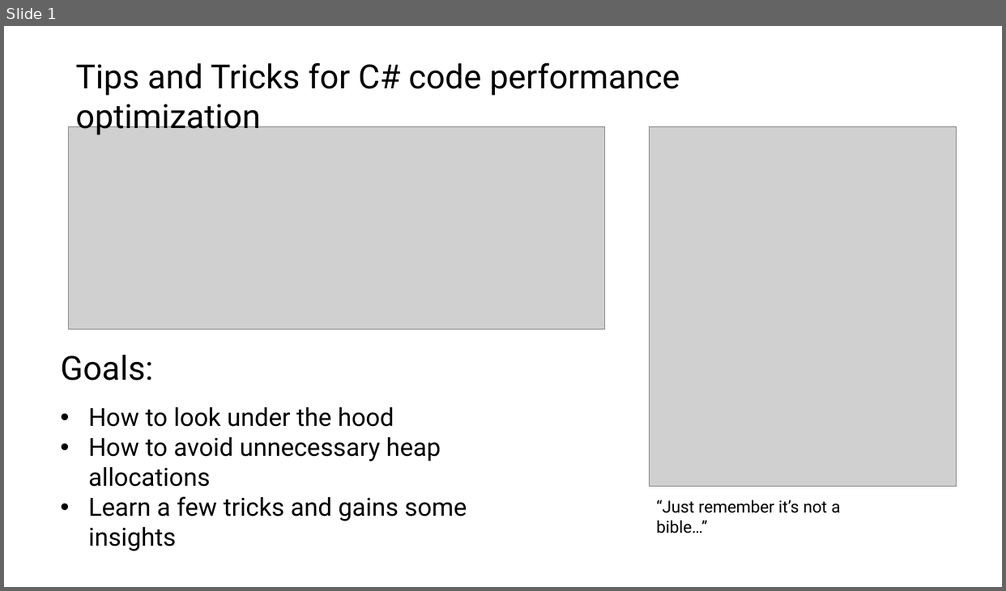
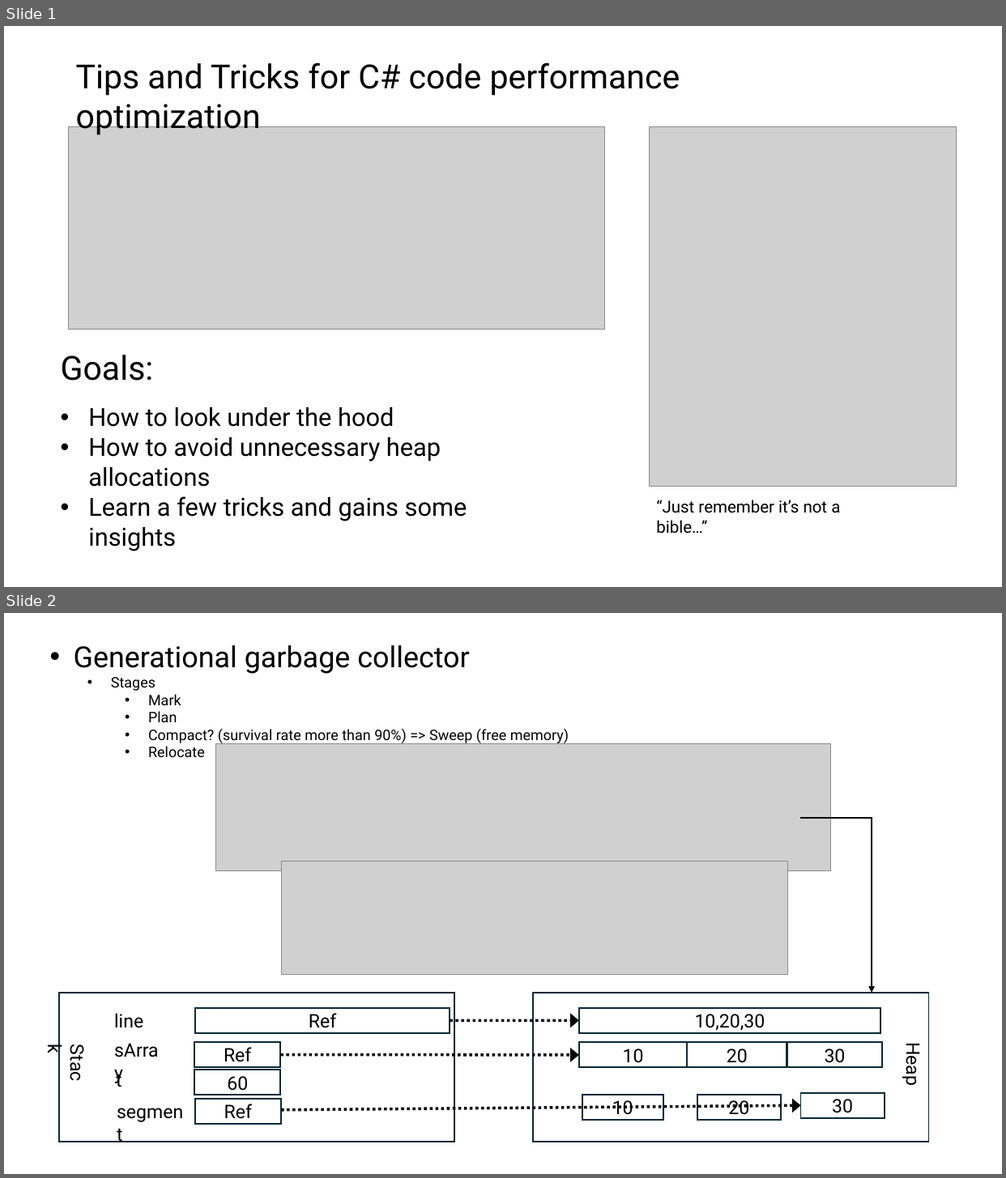
Before and after one commit to jeanhibbert/PerfDemo, a slide deck: PerfDemo.pptx. Shown one above the other, each under a label of ours: slide 1 before the commit, slides 1 and 2 after it. The pictures are 1006x591 and 1006x1178 pixels, drawn with LibreOffice and Linux fonts; fonts in the diff are those of the drawing; grey boxes stand for pictures. Boxes give left, top, right and bottom in pixels: in the first picture for what was removed or moved away, otherwise in the second. Text is boxed around its words. In the diff, an @@ line names an element or a change of style, - is before the commit and + after.

Commit message:
Added slide to discuss garbage collector

```diff
--- a/PerfDemo.pptx
+++ b/PerfDemo.pptx
@@ slide 2 added at (x1=4, y1=613, x2=1002, y2=1174), background #FFFFFF @@
@@ text added at (x1=74, y1=645, x2=569, y2=757), 14 pt, text #000000 @@
+• Generational garbage collector
+  • Stages
+    • Mark
+    • Plan
+    • Compact? (survival rate more than 90%) => Sweep (free memory)
+    • Relocate
@@ picture added at (x1=216, y1=743, x2=831, y2=871) @@
@@ elbow arrow added from (800, 819) to (872, 993), #000000 1.5 pt @@
@@ picture added at (x1=282, y1=861, x2=788, y2=974) @@
@@ rectangle added at (x1=58, y1=994, x2=454, y2=1142), fill #FFFFFF, outline #092A39 1.5 pt @@
@@ rectangle added at (x1=533, y1=994, x2=928, y2=1142), fill #FFFFFF, outline #092A39 1.5 pt @@
@@ text added at (x1=114, y1=1013, x2=143, y2=1029), 18 pt, text #000000 @@
+line
@@ rectangle added at (x1=195, y1=1008, x2=450, y2=1033), fill #FFFFFF, outline #092A39 1.5 pt, 18 pt, text #000000 @@
+Ref
@@ arrow added from (450, 1021) to (579, 1021), #000000 2.75 pt dashed @@
@@ rectangle added at (x1=579, y1=1008, x2=880, y2=1033), fill #FFFFFF, outline #092A39 1.5 pt, 18 pt, text #000000 @@
+10,20,30
@@ text added at (x1=62, y1=1037, x2=92, y2=1098), 18 pt, text #000000 @@
+Stack
@@ text added at (x1=107, y1=1035, x2=172, y2=1065), 18 pt, text #000000 @@
+sArray
@@ rectangle added at (x1=195, y1=1043, x2=281, y2=1068), fill #FFFFFF, outline #092A39 1.5 pt, 18 pt, text #000000 @@
+Ref
@@ rectangle added at (x1=579, y1=1043, x2=688, y2=1068), fill #FFFFFF, outline #092A39 1.5 pt, 18 pt, text #000000 @@
+10
@@ rectangle added at (x1=580, y1=1043, x2=881, y2=1068), fill #FFFFFF, outline #092A39 1.5 pt @@
@@ rectangle added at (x1=688, y1=1043, x2=787, y2=1068), fill #FFFFFF, outline #092A39 1.5 pt, 18 pt, text #000000 @@
+20
@@ rectangle added at (x1=788, y1=1043, x2=882, y2=1068), fill #FFFFFF, outline #092A39 1.5 pt, 18 pt, text #000000 @@
+30
@@ text added at (x1=901, y1=1046, x2=926, y2=1085), 18 pt, text #000000 @@
+Heap
@@ text added at (x1=116, y1=1070, x2=122, y2=1087), 18 pt, text #000000 @@
+t
@@ rectangle added at (x1=195, y1=1071, x2=281, y2=1096), fill #FFFFFF, outline #092A39 1.5 pt, 18 pt, text #000000 @@
+60
@@ arrow added from (280, 1054) to (579, 1055), #000000 2.75 pt dashed @@
@@ text added at (x1=109, y1=1097, x2=196, y2=1127), 18 pt, text #000000 @@
+segment
@@ rectangle added at (x1=582, y1=1095, x2=663, y2=1121), fill #FFFFFF, outline #092A39 1.5 pt, 18 pt, text #000000 @@
+10
@@ rectangle added at (x1=697, y1=1095, x2=781, y2=1121), fill #FFFFFF, outline #092A39 1.5 pt, 18 pt, text #000000 @@
+20
@@ rectangle added at (x1=800, y1=1093, x2=884, y2=1119), fill #FFFFFF, outline #092A39 1.5 pt, 18 pt, text #000000 @@
+30
@@ rectangle added at (x1=195, y1=1099, x2=281, y2=1124), fill #FFFFFF, outline #092A39 1.5 pt, 18 pt, text #000000 @@
+Ref
@@ arrow added from (281, 1110) to (800, 1105), #000000 2.75 pt dashed @@
```
Also in this commit, not shown: 3 slides changed.
